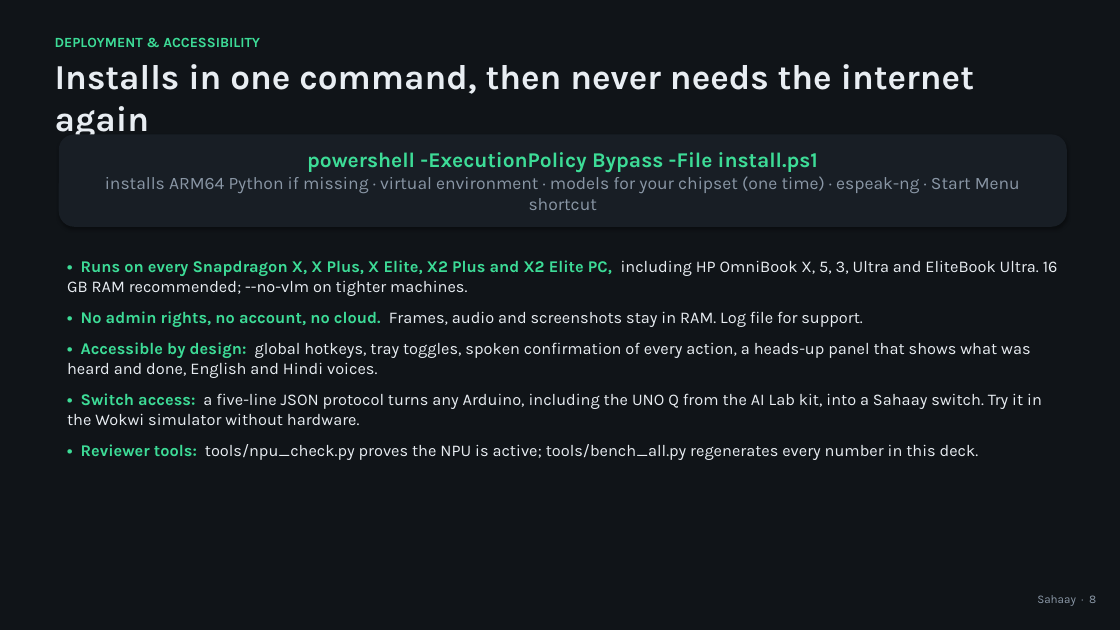
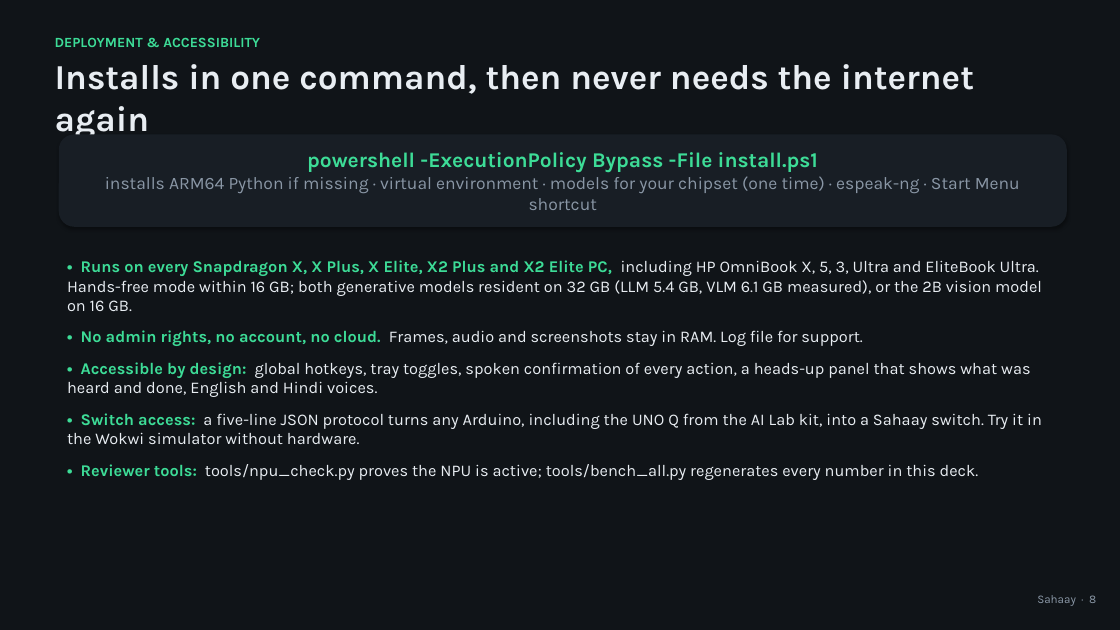
Before and after one commit to Vision-jarvis/sahaay, a slide deck: slide 8 of docs/deck/Sahaay_Pitch.pptx. Drawn at 1120x630 pixels with LibreOffice and Linux fonts; fonts in the diff are those of the drawing. Boxes give left, top, right and bottom in pixels: in the first picture for what was removed or moved away, otherwise in the second. Text is boxed around its words. In the diff, an @@ line names an element or a change of style, - is before the commit and + after.

Commit message:
Measured benchmarks (results.md/json); README, deck and description use measured numbers and honest memory figures

```diff
--- a/docs/deck/Sahaay_Pitch.pptx
+++ b/docs/deck/Sahaay_Pitch.pptx
@@ text at <box>67,260,1042,311</box>: text changed @@
-• Runs on every Snapdragon X, X Plus, X Elite, X2 Plus and X2 Elite PC, including HP OmniBook X, 5, 3, Ultra and EliteBook Ultra. 16 GB RAM recommended; --no-vlm on tighter machines.
+• Runs on every Snapdragon X, X Plus, X Elite, X2 Plus and X2 Elite PC, including HP OmniBook X, 5, 3, Ultra and EliteBook Ultra. Hands-free mode within 16 GB; both generative models resident on 32 GB (LLM 5.4 GB, VLM 6.1 GB measured), or the 2B vision model on 16 GB.
```
Also in this commit, not shown: 3 other slides changed, 7 other files.
